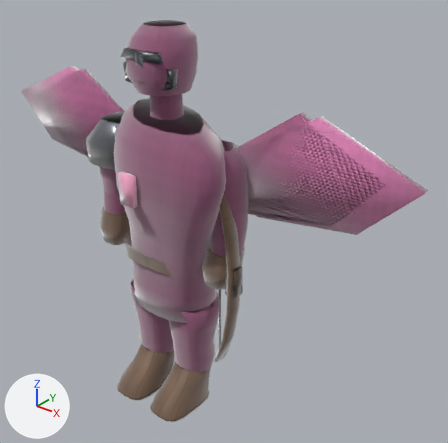
Two versions of the glTF model public/assets/models/characters/flyingEliteArcher.glb, one commit apart.
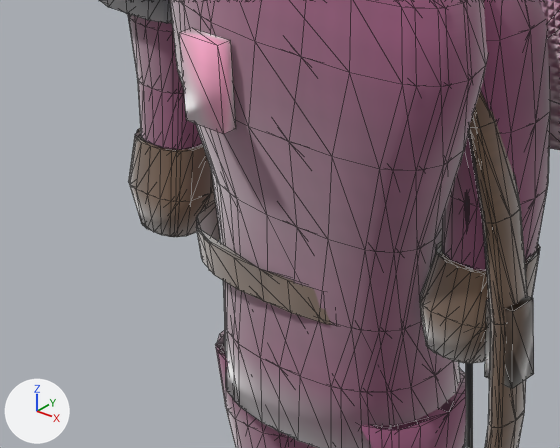
Each version is shown whole from a 50 mm camera at (1.565, -1.619, 1.897) aimed at (0.169, 0.125, 0.816), then close up on the part from 12% to 56% of the width and 36% to 72% of the height. The axes (+X, +Y, +Z) are drawn at lower left. The lights are the same throughout. The last two pictures show the newer version. The close-ups show mesh edges as thin lines. Where no turn or scale is listed for an object, it has been applied to the vertices. Vertices at exactly the same position are counted once.

The first close-up shows 'LOD0_PROD_body', 'LOD0_PROD_weapon', 'LOD1_PROD_body', 'LOD1_PROD_weapon', 'LOD2_PROD_body'.
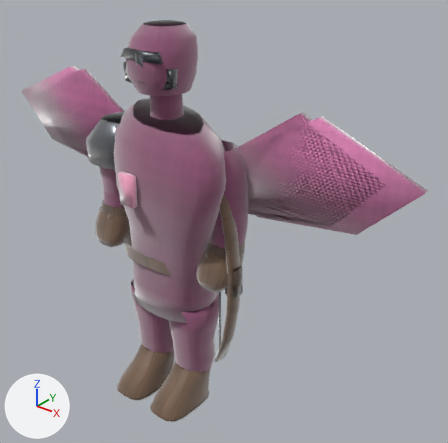
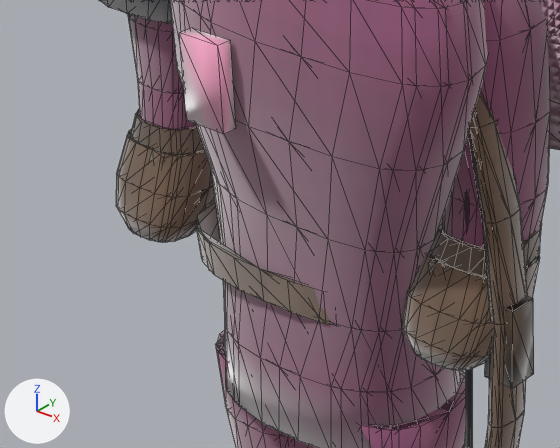
What changed in the scene script:
```text
Change me_lod0_prod_body_021:
    used by ob_lod0_prod_body; location = (0.0, 0.0, 0.0)
    remove me_lod0_prod_body_021.from_pydata(...)  # 1009 vertices, 1716 faces; spans x -0.98..0.98, y -0.24..0.18, z 0.01..1.58
    add me_lod0_prod_body_021.from_pydata(...)  # 1109 vertices, 1852 faces; spans x -0.98..0.98, y -0.24..0.18, z 0.01..1.58
    me_lod0_prod_body_021 part 1: the loose piece of 8 vertices spanning x -0.02..0.02, y -0.13..-0.09, z 1.39..1.49 is copied, and the copy is turned 17.2 degrees about the y axis through its middle and scaled by 0.682, then moved by (-0.27, 0.03, -0.68), in mat_mat_flyingelitearcher_leather; it spans x -0.3..-0.25, y -0.09..-0.05, z 0.73..0.8
    me_lod0_prod_body_021 part 2: the loose piece of 8 vertices spanning x -0.02..0.02, y -0.13..-0.09, z 1.39..1.49 is copied, and the copy is turned -17.2 degrees about the y axis through its middle and scaled by 0.682, then moved by (0.27, 0.03, -0.68), in mat_mat_flyingelitearcher_leather; it spans x 0.25..0.3, y -0.09..-0.05, z 0.73..0.8
    me_lod0_prod_body_021 part 3: 7 vertices moved from x -0.35..-0.27, y -0.08..0.04, z 0.66..0.79 to x -0.36..-0.27, y -0.08..0.04, z 0.66..0.79; 33 vertices removed from x -0.36..-0.22, y -0.1..0.04, z 0.66..0.79; 75 vertices added at x -0.37..-0.21, y -0.12..0.05, z 0.66..0.83
    me_lod0_prod_body_021 part 4: 7 vertices moved from x 0.27..0.35, y -0.08..0.04, z 0.66..0.79 to x 0.27..0.36, y -0.08..0.04, z 0.66..0.79; 33 vertices removed from x 0.22..0.36, y -0.1..0.04, z 0.66..0.79; 75 vertices added at x 0.21..0.37, y -0.12..0.05, z 0.66..0.83
Change me_lod1_prod_body_021:
    used by ob_lod1_prod_body; location = (0.0, 0.0, 0.0)
    remove me_lod1_prod_body_021.from_pydata(...)  # 613 vertices, 1026 faces; spans x -0.86..0.86, y -0.24..0.19, z 0.01..1.58
    add me_lod1_prod_body_021.from_pydata(...)  # 661 vertices, 1090 faces; spans x -0.86..0.86, y -0.24..0.19, z 0.01..1.58
    me_lod1_prod_body_021 part 5: a new loose piece of 33 vertices spanning x -0.37..-0.21, y -0.12..0.03, z 0.66..0.79, in mat_mat_flyingelitearcher_body
    me_lod1_prod_body_021 part 6: a new loose piece of 33 vertices spanning x 0.21..0.37, y -0.12..0.03, z 0.66..0.79, in mat_mat_flyingelitearcher_body
    me_lod1_prod_body_021 part 7
    42 vertices are removed from x -0.36..0.36, y -0.1..0.05, z 0.66..0.79
    80 faces are deleted
    4 vertices move from x -0.34..0.34, y -0.06..0.03, z 0.79 to x -0.35..0.35, y -0.07..0.03, z 0.79
    19 vertices are added at x -0.36..0.35, y -0.08..0.05, z 0.79..0.83
    5 new vertices lie (0.02, 0.05, 0.0) away from vertices in x -0.36..0.34, y -0.07..-0.01, z 0.79..0.83
    32 new faces join them, mat_mat_flyingelitearcher_body
Change me_lod2_prod_body_021:
    used by ob_lod2_prod_body; location = (0.0, 0.0, 0.0)
    remove me_lod2_prod_body_021.from_pydata(...)  # 415 vertices, 694 faces; spans x -0.86..0.86, y -0.22..0.19, z 0.01..1.58
    add me_lod2_prod_body_021.from_pydata(...)  # 451 vertices, 742 faces; spans x -0.86..0.86, y -0.22..0.19, z 0.01..1.58
    me_lod2_prod_body_021 part 8: a new loose piece of 25 vertices spanning x -0.37..-0.21, y -0.12..0.03, z 0.66..0.79, in mat_mat_flyingelitearcher_body
    me_lod2_prod_body_021 part 9: a new loose piece of 25 vertices spanning x 0.21..0.37, y -0.12..0.03, z 0.66..0.79, in mat_mat_flyingelitearcher_body
    me_lod2_prod_body_021 part 10
    36 vertices are removed from x -0.36..0.36, y -0.09..0.04, z 0.66..0.79
    60 faces are deleted
    22 vertices are added at x -0.36..0.36, y -0.08..0.04, z 0.79..0.83
    24 new faces join them
```

Boxes [x1, y1, x2, y2] around the edits, measured in the close-ups (560 x 448 px):
'LOD1_PROD_body', reshaped: before [124, 0, 560, 448]; after [116, 0, 560, 448]
'LOD2_PROD_body', reshaped: before [99, 0, 534, 448]; after [99, 0, 532, 448]
part 1 of me_lod0_prod_body_021, added (mostly hidden): after [150, 148, 167, 166]
part 2 of me_lod0_prod_body_021, added (mostly hidden): after [428, 260, 446, 277]
part 3 of me_lod0_prod_body_021, built on: before [129, 129, 215, 237]; after [116, 109, 215, 243]
part 4 of me_lod0_prod_body_021, built on: before [420, 241, 539, 364]; after [402, 228, 541, 371]
part 5 of me_lod1_prod_body_021, added: after [116, 133, 205, 243]
part 6 of me_lod1_prod_body_021, added: after [402, 253, 538, 371]
part 7 of me_lod1_prod_body_021, built on: before [128, 131, 540, 364]; after [130, 111, 541, 269]
part 8 of me_lod2_prod_body_021, added: after [118, 139, 205, 242]
part 9 of me_lod2_prod_body_021, added: after [406, 256, 532, 370]
part 10 of me_lod2_prod_body_021, built on: before [130, 134, 534, 363]; after [132, 115, 530, 277]
